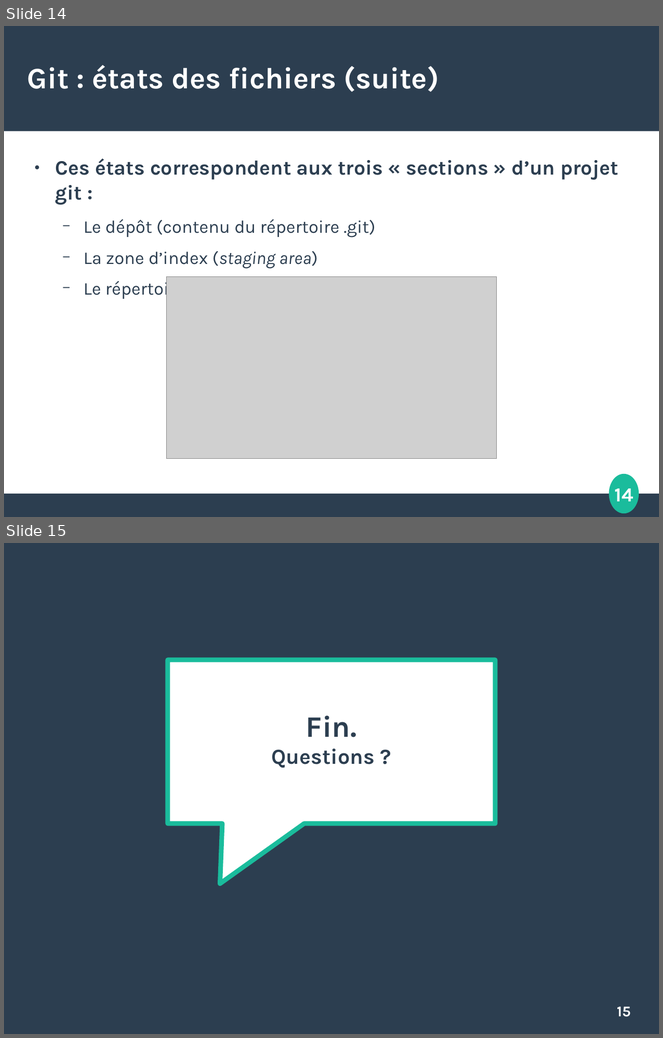
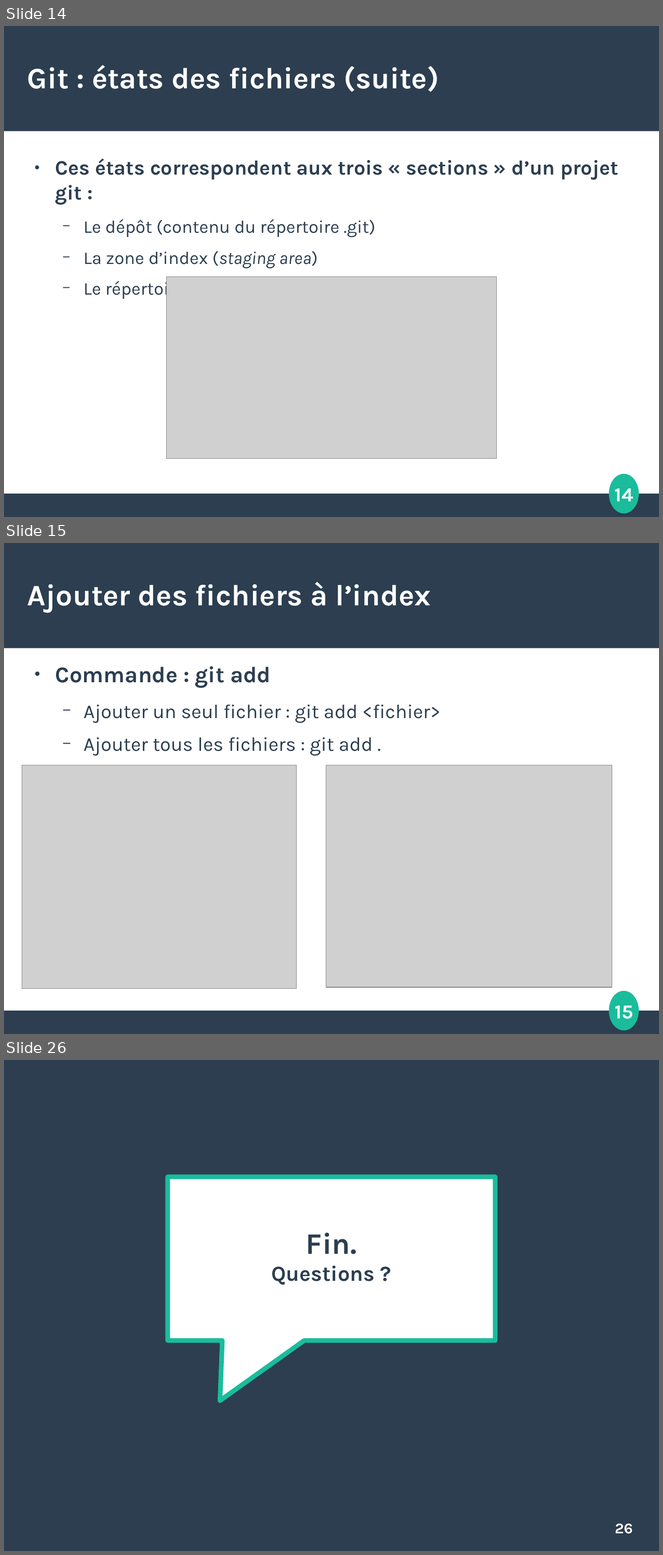
Before and after one commit to etdube/formation_git, a slide deck: Présentation git.odp. Shown one above the other, each under a label of ours: slides 14 and 15 before the commit, slides 14, 15 and 26 after it; the slides between them are not shown. The pictures are 663x1038 and 663x1555 pixels, drawn with LibreOffice and Linux fonts; fonts in the diff are those of the drawing; grey boxes stand for pictures. Boxes give left, top, right and bottom in pixels: in the first picture for what was removed or moved away, otherwise in the second. Text is boxed around its words. In the diff, an @@ line names an element or a change of style, - is before the commit and + after.

```diff
--- a/Présentation git.odp
+++ b/Présentation git.odp
@@ slide 15 added at [4,543,659,1034], background #FFFFFF; not listed: 4 template elements that a slide beside it also shows @@
@@ title added at [27,582,431,612], 36 pt, text #FFFFFF, bold @@
+Ajouter des fichiers à l’index
@@ text added at [55,666,440,756], 23.8 pt, text #2C3E50 @@
+● Commande : git add
+  − Ajouter un seul fichier : git add <fichier>
+  − Ajouter tous les fichiers : git add .
@@ picture added at [22,766,297,989] @@
@@ picture added at [326,766,613,988] @@
@@ what was slide 15 is now slide 26 @@
@@ page number at [615,1524,633,1534]: text changed @@
-15
+26
```
Also in this commit, not shown: 1 slide changed, 10 other slides added.
